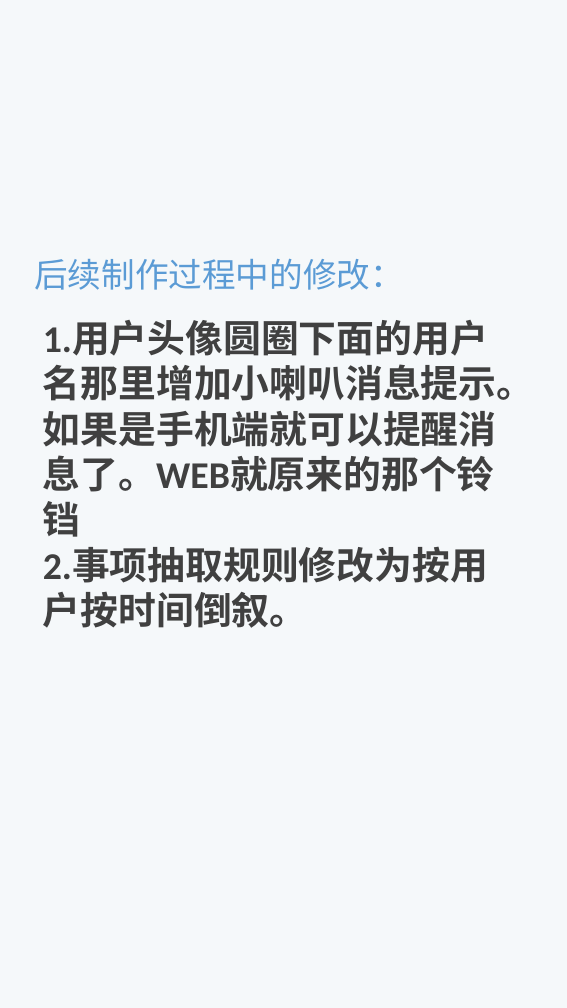
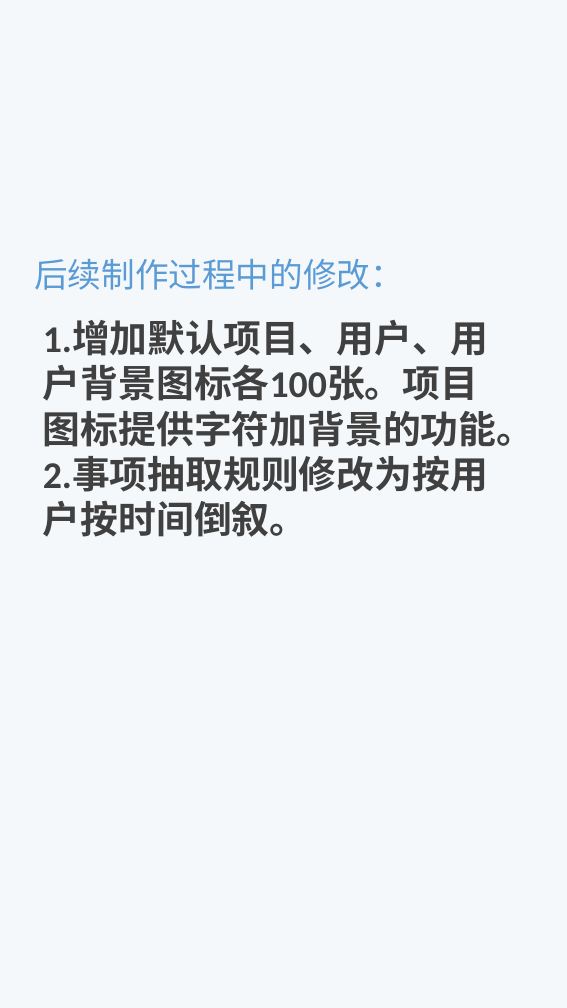
Before and after one commit to nstutu/makarov, a slide deck: slide 16 of design/makarovDesign.pptx. Drawn at 567x1008 pixels with LibreOffice and Linux fonts; fonts in the diff are those of the drawing. Boxes give left, top, right and bottom in pixels: in the first picture for what was removed or moved away, otherwise in the second. Text is boxed around its words. In the diff, an @@ line names an element or a change of style, - is before the commit and + after.

```diff
--- a/design/makarovDesign.pptx
+++ b/design/makarovDesign.pptx
@@ text at [43, 320, 534, 447]: text changed @@
-1.用户头像圆圈下面的用户名那里增加小喇叭消息提示。如果是手机端就可以提醒消息了。WEB就原来的那个铃铛
+1.增加默认项目、用户、用户背景图标各100张。项目图标提供字符加背景的功能。
```
Also in this commit, not shown: 8 other files.
